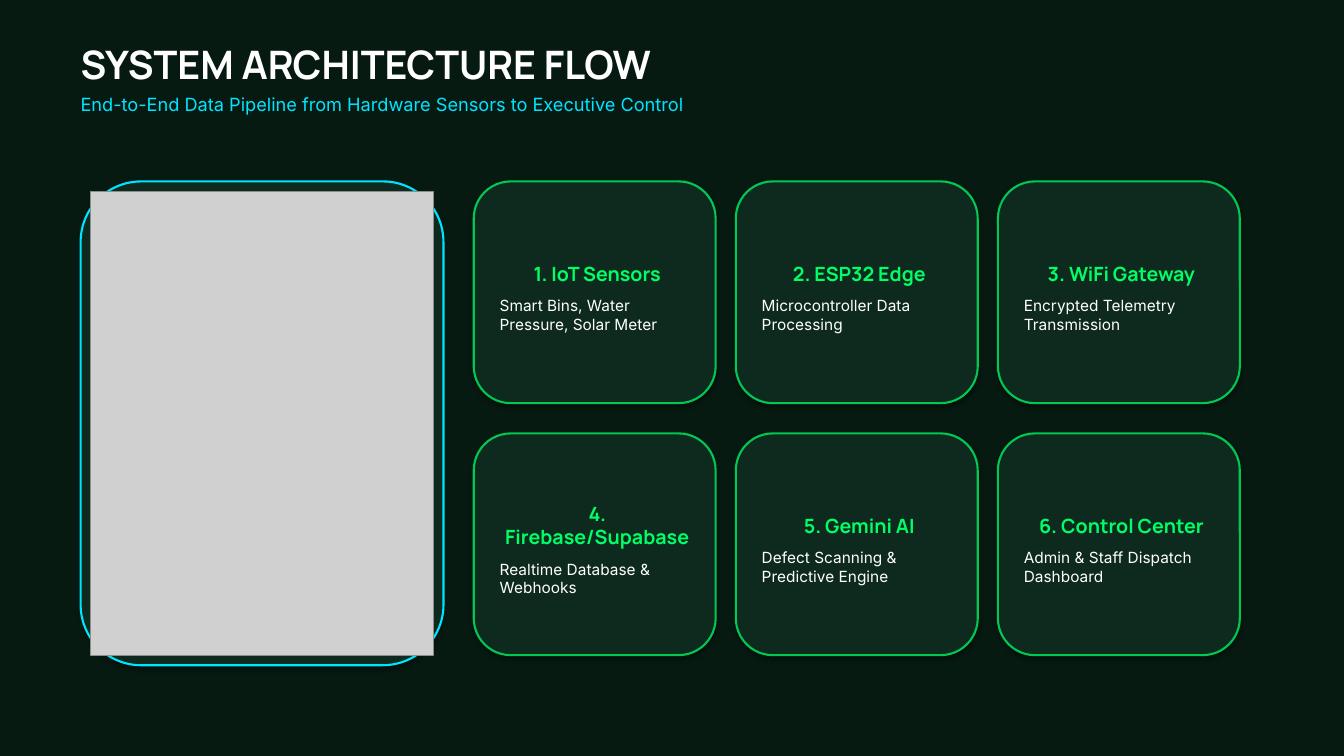
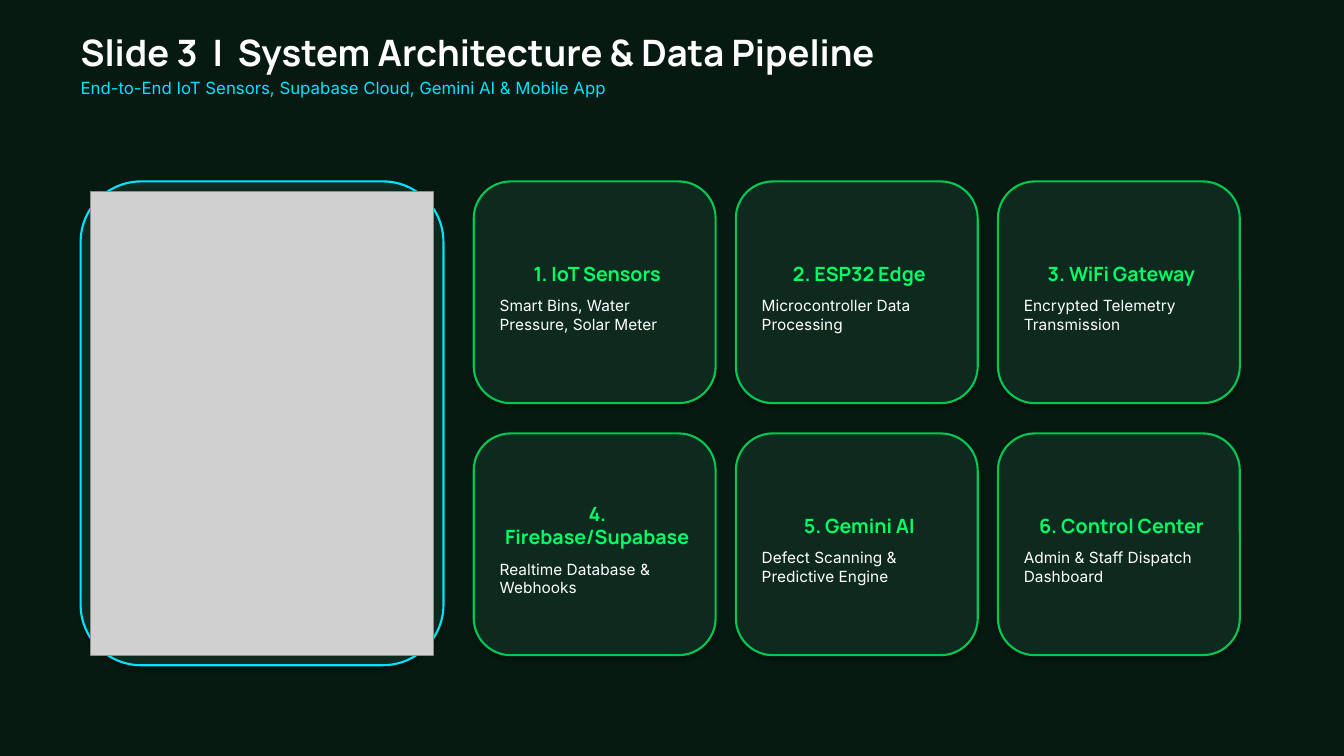
Before and after one commit to yashkumar5224/GreenVerse-AI-Smart-Campus-Sustainability-Maintenance-Platform, a slide deck: slide 3 of public/GreenVerse_AI_IoT_Smart_Campus_Presentation.pptx (slide 4 before the commit). Drawn at 1344x756 pixels with LibreOffice and Linux fonts; fonts in the diff are those of the drawing; grey boxes stand for pictures. Boxes give left, top, right and bottom in pixels: in the first picture for what was removed or moved away, otherwise in the second. Text is boxed around its words. In the diff, an @@ line names an element or a change of style, - is before the commit and + after.

```diff
--- a/public/GreenVerse_AI_IoT_Smart_Campus_Presentation.pptx
+++ b/public/GreenVerse_AI_IoT_Smart_Campus_Presentation.pptx
@@ text at bbox=[81, 39, 875, 98]: text changed; size 13 to 12 pt @@
-SYSTEM ARCHITECTURE FLOW
-End-to-End Data Pipeline from Hardware Sensors to Executive Control
+Slide 3 | System Architecture & Data Pipeline
+End-to-End IoT Sensors, Supabase Cloud, Gemini AI & Mobile App
```
Also in this commit, not shown: 5 other slides changed, 2 slides added, 6 slides removed.
